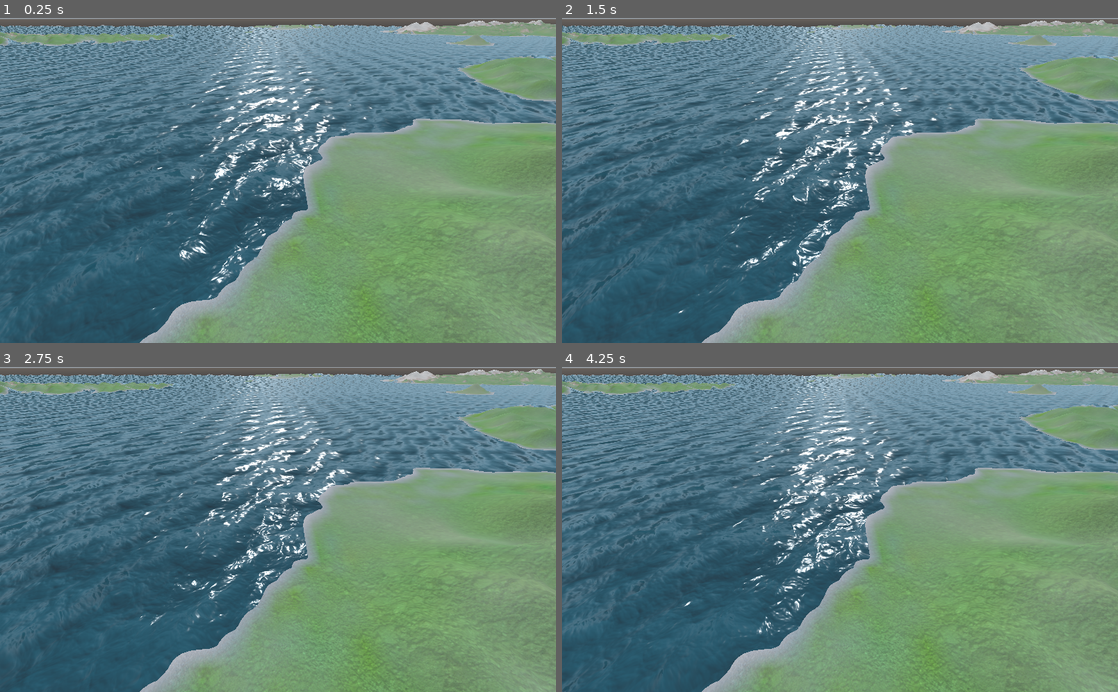
Above: before the commit, frames 1-4 (two rows, left to right).
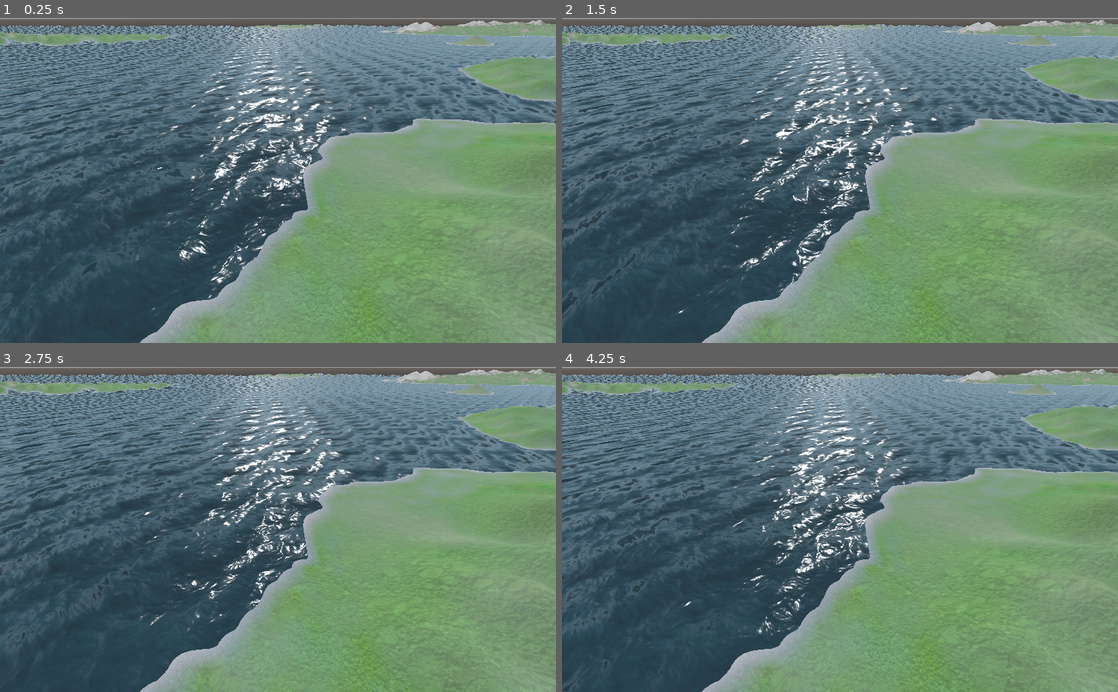
Above: after the commit, the same moments.

Repository: RootCellar/CS485
Game: Godot game, scene res://BiomeDemo.tscn
The game is run twice, just before and just after one commit, with the same random seed, the same clock (stepped at 60 frames per second) and the same inputs.
Inputs:
- Up to frame 1 (0.25 s): no input
- Up to frame 2 (1.5 s): no input
- Up to frame 3 (2.75 s): no input
- Up to frame 4 (4.25 s): no input

The runs differ from the first frame. In frame 1, 2.5% of the frame differs, in the area x 0-100%, y 2-100%; in frame 2, 2.9%; in frame 3, 3.5%, in the area x 0-73%, y 2-100%; in frame 4, 3.3%.

Commit message:
adjust water

Diff:
--- a/project/BiomeDemo.tscn
+++ b/project/BiomeDemo.tscn
@@ -23,7 +23,7 @@
 
 [node name="Spatial" type="Spatial"]
 
-[node name="Ground" type="MeshInstance" parent="."]
+[node name="Environment" type="MeshInstance" parent="."]
 transform = Transform( 1, 0, 0, 0, 1, 0, 0, 0, 1, 0, -4, 0 )
 cast_shadow = 0
 mesh = SubResource( 4 )
@@ -43,10 +43,10 @@
 near = 0.1
 far = 5000.0
 
-[node name="WorldEnvironment" type="WorldEnvironment" parent="."]
+[node name="Sky" type="WorldEnvironment" parent="."]
 environment = SubResource( 10 )
 
-[node name="Water_Plane" type="MeshInstance" parent="."]
+[node name="OLD_Water_Plane" type="MeshInstance" parent="."]
 transform = Transform( 1, 0, 0, 0, 1, 0, 0, 0, 1, 0, -6, 0 )
 visible = false
 mesh = SubResource( 11 )
--- a/project/BiomeTerrainMaterial.tres
+++ b/project/BiomeTerrainMaterial.tres
@@ -23,8 +23,8 @@
 shader_param/uv_sampler_strength = 0.04
 shader_param/foam_level = 0.5
 shader_param/refraction = 0.075
-shader_param/color_deep = Color( 0, 0.835294, 1, 1 )
-shader_param/color_shallow = Color( 0.0431373, 0.776471, 0.807843, 1 )
+shader_param/color_deep = Color( 0, 0.537255, 0.643137, 1 )
+shader_param/color_shallow = Color( 0.0941176, 0.803922, 0.788235, 1 )
 shader_param/beers_law = 2.0
 shader_param/depth_offset = -0.75
 shader_param/projector = null
